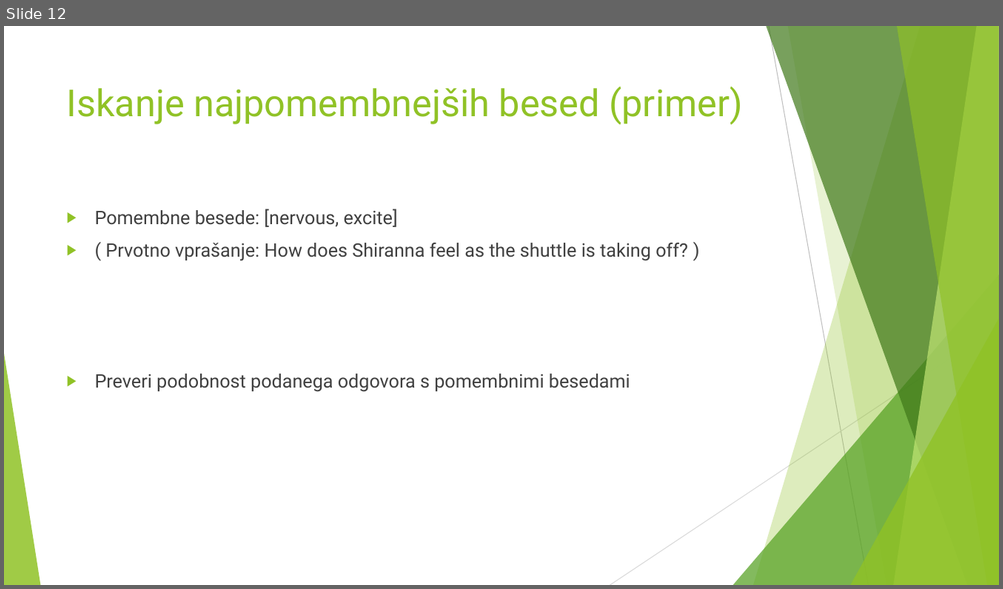
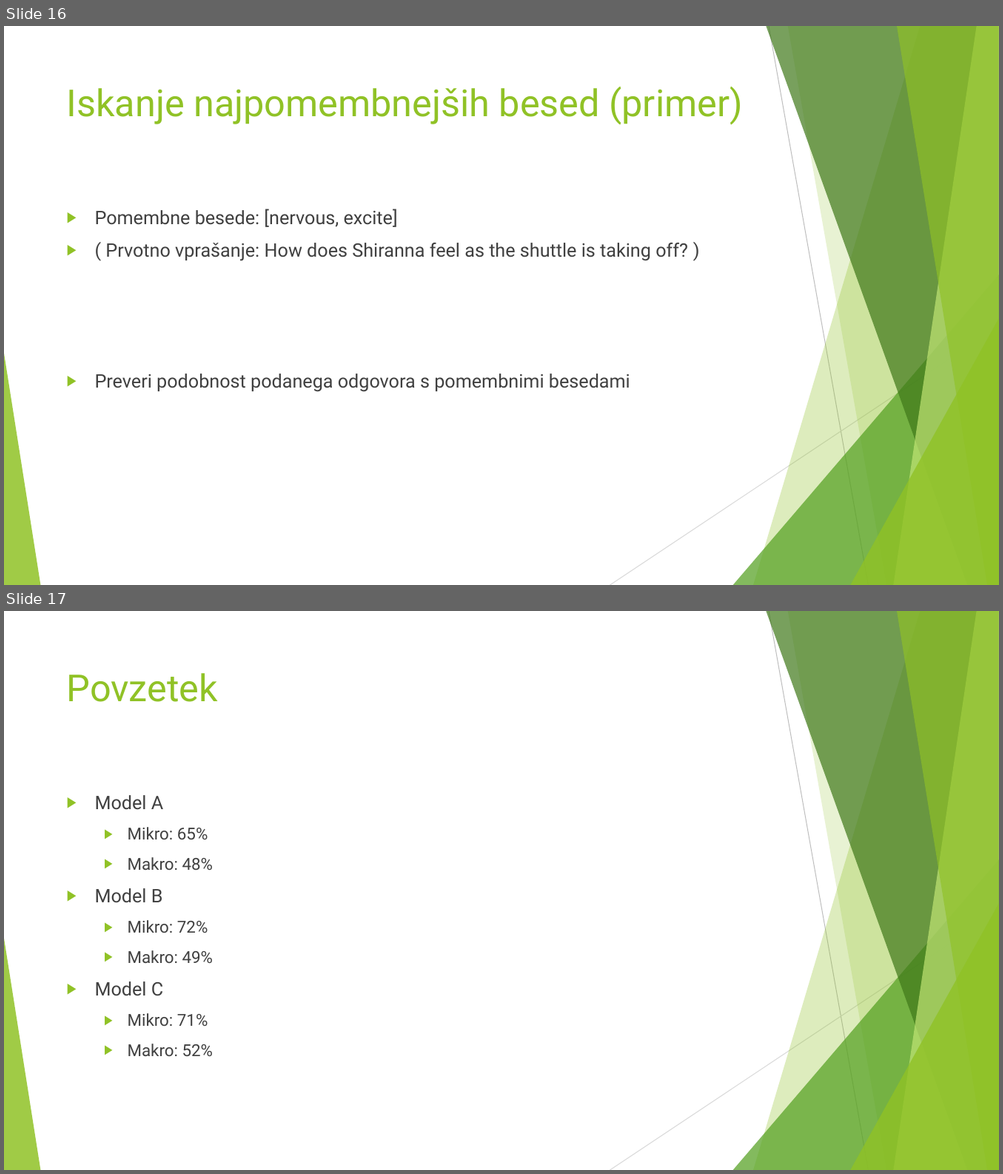
Before and after one commit to venom1270/onj-seminar2, a slide deck: presentation.pptx. Shown one above the other, each under a label of ours: slide 12 before the commit, slides 16 and 17 after it. The pictures are 1003x589 and 1003x1174 pixels, drawn with LibreOffice and Linux fonts; fonts in the diff are those of the drawing. Boxes give left, top, right and bottom in pixels: in the first picture for what was removed or moved away, otherwise in the second. Text is boxed around its words. In the diff, an @@ line names an element or a change of style, - is before the commit and + after.

Commit message:
Updated server model parameters, updated presentation

```diff
--- a/presentation.pptx
+++ b/presentation.pptx
@@ slide 17 added at bbox=[4, 611, 999, 1170], background #FFFFFF; not listed: 10 template elements that a slide beside it also shows @@
@@ title added at bbox=[67, 673, 218, 702], 36 pt, text #90C226 @@
+Povzetek
@@ text added at bbox=[95, 795, 213, 1056], 16 pt, text #404040 @@
+▶ Model A
+  ▶ Mikro: 65%
+  ▶ Makro: 48%
+▶ Model B
+  ▶ Mikro: 72%
+  ▶ Makro: 49%
+▶ Model C
+  ▶ Mikro: 71%
+  ▶ Makro: 52%
@@ what was slide 12 is now slide 16 @@
```
Also in this commit, not shown: 4 slides changed, 4 other slides added, 3 other files.
